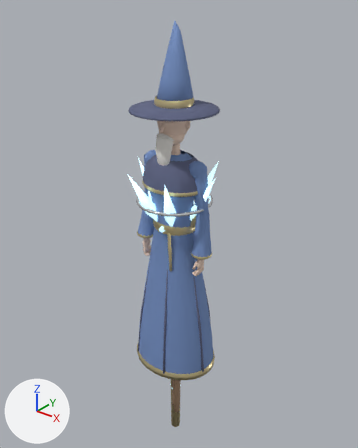
The glTF model models/mage.glb: old version first, new version second.
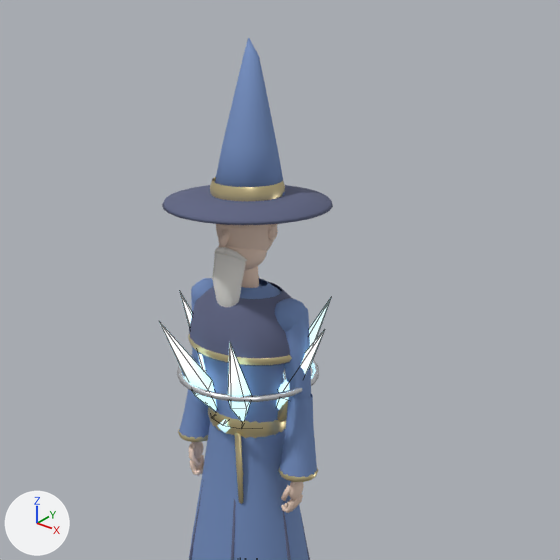
There are two pictures of each version: one whole from a camera (50 mm lens) standing at (2.14, -2.62, 2.92) and looking at (-0.06, 0.13, 1.21), one close up on the part from 11% to 96% of the width and 0% to 67% of the height. Lighting does not change. The marker at lower left points along +X, +Y and +Z. The older version's two pictures come first. The close-ups show mesh edges as thin lines.

In view in the first close-up: 'Hero', 'W_main2', 'W_main3' and 1 more.
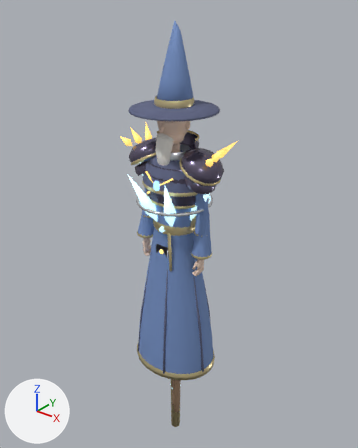
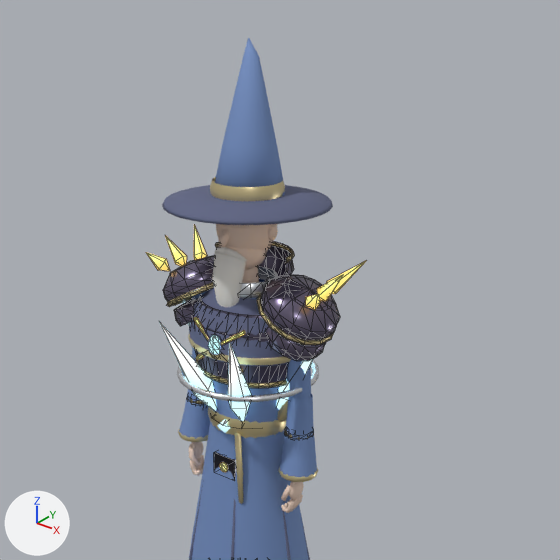
The change in detail:
Material 'Armor3Trim' (mat_armor3trim) is new.
Its base color is (0.878, 0.722, 0.376) (beige #f1dda5).
Its metallic is 0.85.
Its roughness is 0.3.
Material 'Armor3' (mat_armor3) is new.
Its base color is (0.165, 0.141, 0.22) (greyish purple #716981).
Its metallic is 0.7.
Its roughness is 0.25.
Material 'Armor3Gem' (mat_armor3gem) is new.
Its base color is (1.0, 0.682, 0.259) (beige #ffd78b).
Its roughness is 0.3.
Its emission color is (1.0, 0.604, 0.122) (orange #ffcc62).
Its emission strength is 1.0.
Material 'Armor2Trim' (mat_armor2trim) is new.
Its base color is (0.878, 0.722, 0.376) (beige #f1dda5).
Its metallic is 0.85.
Its roughness is 0.3.
Material 'Armor2Gem' (mat_armor2gem) is new.
Its base color is (0.333, 0.659, 1.0) (blue #9cd4ff).
Its roughness is 0.3.
Its emission color is (0.239, 0.561, 1.0) (blue #86c5ff).
Its emission strength is 1.0.
Material 'Armor2' (mat_armor2) is new.
Its base color is (0.812, 0.839, 0.878) (white #e9ecf1).
Its metallic is 0.85.
Its roughness is 0.28.
Mesh me_a3_chest is new.
It has 877 vertices, 1372 faces and spans x -0.43..0.43, y -0.21..0.18, z 0.13..1.97.
Faces by material slot: [720, 296, 356].
It uses material mat_armor3 (greyish purple #716981).
It uses material mat_armor3trim (beige #f1dda5).
It uses material mat_armor3gem (beige #ffd78b, glowing orange #ffcc62).
Mesh me_a2_chest is new.
It has 757 vertices, 1200 faces and spans x -0.37..0.37, y -0.21..0.13, z 0.13..1.9.
Faces by material slot: [736, 348, 116].
It uses material mat_armor2 (white #e9ecf1).
It uses material mat_armor2trim (beige #f1dda5).
It uses material mat_armor2gem (blue #9cd4ff, glowing blue #86c5ff).
Object 'Armor3' (ob_armor3) is new; it shows me_a3_chest.
Its location is (0.0, 0.0, 0.0).
Object 'Armor2' (ob_armor2) is new; it shows me_a2_chest.
Its location is (0.0, 0.0, 0.0).

What differs and where, as boxes [x1, y1, x2, y2] in the close-ups (560 x 560 px):
'Armor3', added
    after: [146, 225, 367, 472]
    faces in mat_armor3 (greyish purple #716981): [163, 245, 340, 383]
    faces in mat_armor3gem (beige #ffd78b, glowing orange #ffcc62): [146, 225, 367, 472]
    faces in mat_armor3trim (beige #f1dda5): [167, 242, 334, 439]
'Armor2', added
    after: [176, 267, 287, 480]
    faces in mat_armor2 (white #e9ecf1): [187, 267, 278, 480]
    faces in mat_armor2trim (beige #f1dda5): [176, 290, 287, 404]
    faces in mat_armor2gem (blue #9cd4ff, glowing blue #86c5ff): [208, 335, 221, 354]
